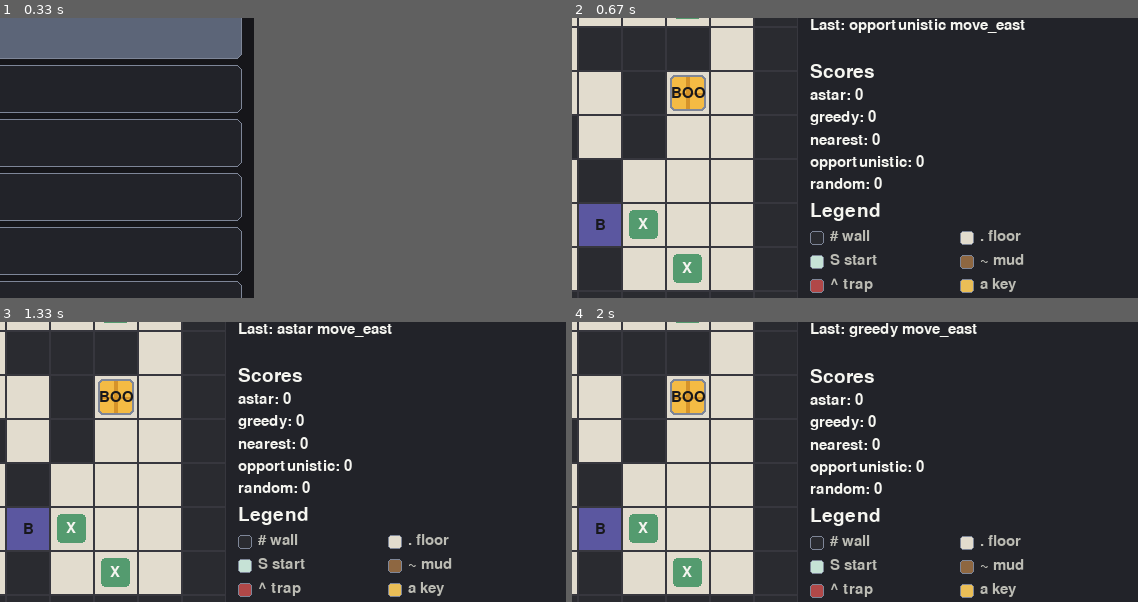
Above: before the commit, frames 1-4 (two rows, left to right).
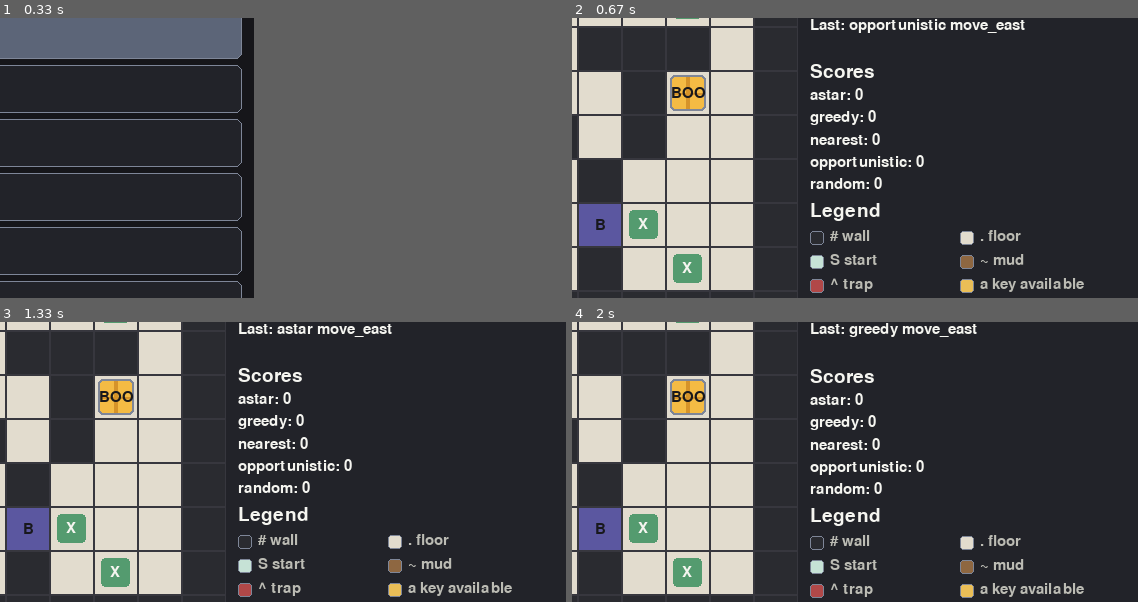
Above: after the commit, the same moments.

Repository: supertweety/DungeonDelivery
Game: pygame game, started from examples/replay_pygame.py
The game is run twice, just before and just after one commit, with the same random seed, the same clock (stepped at 60 frames per second) and the same inputs.
Inputs (mouse positions are % of the whole screen's width and height, from its top left):
- Up to frame 1 (0.33 s): no input
- Up to frame 2 (0.67 s): click (36, 50) at 0.38 s
- Up to frame 3 (1.33 s): hold Right 0.67-1.13 s; hold Right from 1.17 s (still down); tap Space at 1.23 s
- Up to frame 4 (2 s): tap Space at 1.53, 1.73 s; release Right at 1.63 s; hold Left from 1.67 s (still down)
The pictures show only the part of the screen within x 50-100%, y 14-64%; the shares and areas given below are measured in that part.

Frame 1 is identical in both runs. In frame 2, 0.2% of the frame differs, in the area x 79-91%, y 92-97%; in frame 3, 0.2%; in frame 4, 0.2%.

Commit message:
Make dungeon keys exclusive

Diff:
--- a/dungeon_delivery/core.py
+++ b/dungeon_delivery/core.py
@@ -137,6 +137,7 @@
     last_agent_id: str | None = None
     last_action: Action | None = None
     message: str = ""
+    available_keys: frozenset[Position] | None = None
 
 
 @dataclass
@@ -162,6 +163,7 @@
     current_turn: int = 0
     round_number: int = 0
     available_packages: set[str] = field(default_factory=set)
+    available_keys: set[Position] = field(default_factory=set)
     carried_packages: dict[str, str] = field(default_factory=dict)
     delivered_packages: set[str] = field(default_factory=set)
     turn_log: list[TurnRecord] = field(default_factory=list)
@@ -192,6 +194,7 @@
     legal_actions: tuple[Action, ...]
     all_packages: Mapping[str, Package]
     packages_available: Mapping[str, Package]
+    available_keys: frozenset[Position]
     packages_carried_by_agents: Mapping[str, str]
     delivered_packages: frozenset[str]
     all_agent_positions: Mapping[str, Position]
@@ -290,6 +293,23 @@
     return [(r, c) for r, row in enumerate(grid) for c, ch in enumerate(row) if ch == "S"]
 
 
+def find_key_positions(grid: tuple[str, ...]) -> set[Position]:
+    """Return positions of all collectible key cells in ``grid``."""
+
+    return {(r, c) for r, row in enumerate(grid) for c, ch in enumerate(row) if ch.islower()}
+
+
+def visible_grid(grid: tuple[str, ...], available_keys: set[Position] | frozenset[Position]) -> tuple[str, ...]:
+    """Return a grid where claimed key cells appear as ordinary floor."""
+
+    rows = [list(row) for row in grid]
+    for r, row in enumerate(rows):
+        for c, ch in enumerate(row):
+            if ch.islower() and (r, c) not in available_keys:
+                row[c] = "."
+    return tuple("".join(row) for row in rows)
+
+
 def cell_cost(cell: str, terrain_costs: Mapping[str, int]) -> int:
     """Return cost of entering a cell character."""
 
@@ -330,6 +350,7 @@
         available_packages=frozenset(state.available_packages),
         carried_packages=MappingProxyType(dict(state.carried_packages)),
         delivered_packages=frozenset(state.delivered_packages),
+        available_keys=frozenset(state.available_keys),
     )
     return render_snapshot(state.grid, state.packages, snapshot)
 
@@ -341,7 +362,8 @@
     Multiple agents on the same cell are shown as ``*``.
     """
 
-    cells = [list(row) for row in grid]
+    available_keys = snapshot.available_keys if snapshot.available_keys is not None else find_key_positions(grid)
+    cells = [list(row) for row in visible_grid(grid, available_keys)]
     for package in packages.values():
         if package.package_id not in snapshot.delivered_packages:
             dr, dc = package.destination
@@ -391,6 +413,7 @@
             max_turns=config.max_turns,
             round_number=config.round_number,
             available_packages=set(package_map),
+            available_keys=find_key_positions(config.grid),
             terrain_costs=dict(config.terrain_costs),
         )
         self.state.snapshots.append(self.make_snapshot())
@@ -454,6 +477,7 @@
             available_packages=frozenset(self.state.available_packages),
             carried_packages=MappingProxyType(dict(self.state.carried_packages)),
             delivered_packages=frozenset(self.state.delivered_packages),
+            available_keys=frozenset(self.state.available_keys),
             last_agent_id=record.agent_id if record else None,
             last_action=record.action if record else None,
             message=record.message if record else "",
@@ -470,7 +494,7 @@
         }
         carried = MappingProxyType(dict(self.state.carried_packages))
         observation = Observation(
-            grid=self.state.grid,
+            grid=visible_grid(self.state.grid, self.state.available_keys),
             width=self.state.width,
             height=self.state.height,
             self_id=agent_id,
@@ -481,6 +505,7 @@
             legal_actions=tuple(self.legal_actions(agent)),
             all_packages=MappingProxyType(dict(self.state.packages)),
             packages_available=MappingProxyType(available),
+            available_keys=frozenset(self.state.available_keys),
             packages_carried_by_agents=carried,
             delivered_packages=frozenset(self.state.delivered_packages),
             all_agent_positions=MappingProxyType({aid: a.position for aid, a in self.state.agents.items()}),
@@ -523,8 +548,9 @@
             cost = cell_cost(self.state.grid[raw_next[0]][raw_next[1]], self.state.terrain_costs)
             agent.position = raw_next
             raw_cell = self.state.grid[raw_next[0]][raw_next[1]]
-            if raw_cell.islower():
+            if raw_cell.islower() and raw_next in self.state.available_keys:
                 agent.collected_keys.add(raw_cell)
+                self.state.available_keys.remove(raw_next)
             agent.delay_counter = max(0, cost - 1)
             return
 
--- a/dungeon_delivery/pygame_viewer.py
+++ b/dungeon_delivery/pygame_viewer.py
@@ -203,13 +203,17 @@
 
         screen.fill(COLORS["background"])
         cell = self.style.cell_size
+        available_keys = snapshot.available_keys
         for row, line in enumerate(self.grid):
             for col, ch in enumerate(line):
+                visible_ch = ch
+                if ch.islower() and available_keys is not None and (row, col) not in available_keys:
+                    visible_ch = "."
                 rect = pygame.Rect(col * cell, row * cell, cell, cell)
-                pygame.draw.rect(screen, _cell_color(ch), rect)
+                pygame.draw.rect(screen, _cell_color(visible_ch), rect)
                 pygame.draw.rect(screen, COLORS["grid"], rect, 1)
-                if ch not in ".S#~^":
-                    _draw_centered_text(screen, small_font, ch, rect, COLORS["dark_text"])
+                if visible_ch not in ".S#~^":
+                    _draw_centered_text(screen, small_font, visible_ch, rect, COLORS["dark_text"])
 
         for package in self.packages.values():
             if package.package_id not in snapshot.delivered_packages:
@@ -564,7 +568,7 @@
     ("S start", "start"),
     ("~ mud", "mud"),
     ("^ trap", "trap"),
-    ("a key", "key"),
+    ("a key available", "key"),
     ("A door", "door"),
     ("parcel package", "package"),
     ("X destination", "destination"),
--- a/tests/test_engine.py
+++ b/tests/test_engine.py
@@ -9,6 +9,7 @@
     Package,
     PICK_UP,
     WAIT,
+    render_snapshot,
 )
 
 
@@ -47,22 +48,36 @@
     assert ACTIONS["move_west"] not in obs.legal_actions
 
 
-def test_locked_doors_require_keys_and_keys_are_reusable():
+def test_locked_doors_require_exclusive_keys():
     game = make_game(
         [
             "#####",
             "#SaA#",
             "#####",
         ],
-        agents={"a": ScriptedAgent([ACTIONS["move_east"], ACTIONS["move_east"]])},
+        agents={
+            "a": ScriptedAgent([ACTIONS["move_east"], ACTIONS["move_east"]]),
+            "b": ScriptedAgent([ACTIONS["move_east"]]),
+        },
+        turn_order=["a", "b"],
     )
     assert ACTIONS["move_east"] in game.make_observation("a").legal_actions
+    assert (1, 2) in game.make_observation("a").available_keys
+
     game.step("a")
     assert "a" in game.state.agents["a"].collected_keys
-    assert game.state.grid[1][2] == "a"
+    assert (1, 2) not in game.state.available_keys
+    assert game.make_observation("b").get_cell((1, 2)) == "."
+
     assert ACTIONS["move_east"] in game.make_observation("a").legal_actions
     game.step("a")
     assert game.state.agents["a"].position == (1, 3)
+    board = render_snapshot(game.state.grid, game.state.packages, game.state.snapshots[-1])
+    assert board.splitlines()[1][2] == "."
+
+    game.step("b")
+    assert "a" not in game.state.agents["b"].collected_keys
+    assert ACTIONS["move_east"] not in game.make_observation("b").legal_actions
 
 
 def test_agents_can_share_cells_and_do_not_block_movement():
Not shown, changed: README.md
